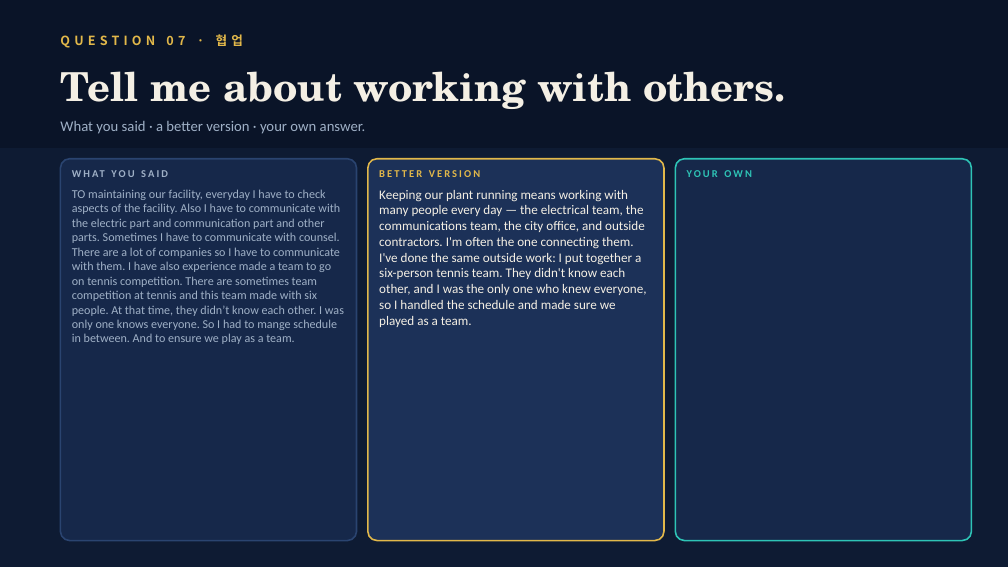
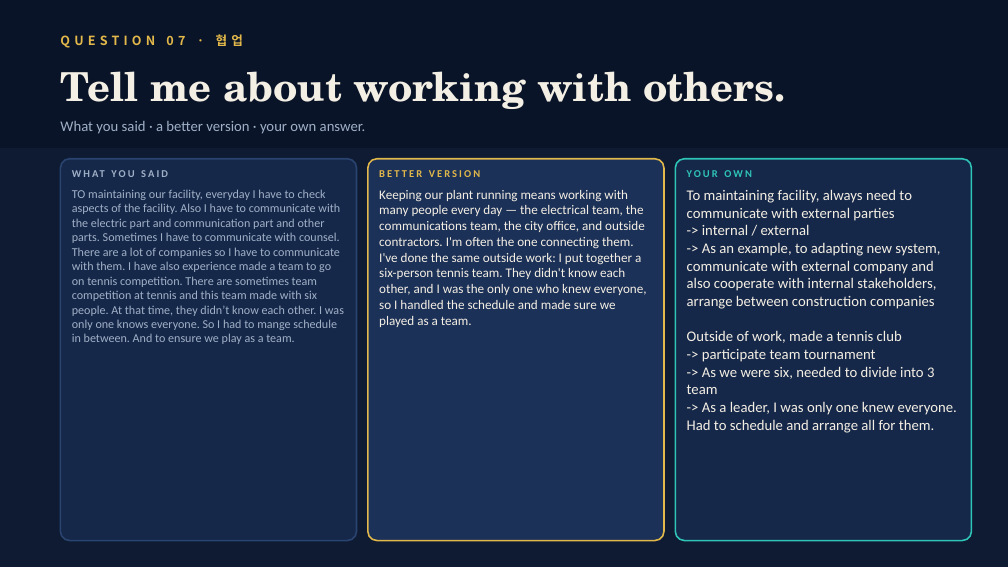
Before and after one commit to briankim-84/dea-m8q3, a slide deck: slide 11 of sanghyun-k3m7/Sanghyun_Class4_The_Full_Run.pptx. Drawn at 1008x567 pixels with LibreOffice and Linux fonts; fonts in the diff are those of the drawing. Boxes give left, top, right and bottom in pixels: in the first picture for what was removed or moved away, otherwise in the second. Text is boxed around its words. In the diff, an @@ line names an element or a change of style, - is before the commit and + after.

```diff
--- a/sanghyun-k3m7/Sanghyun_Class4_The_Full_Run.pptx
+++ b/sanghyun-k3m7/Sanghyun_Class4_The_Full_Run.pptx
@@ text added at (687,189,957,433), 14 pt, text #F4EFE4 @@
+To maintaining facility, always need to communicate with external parties
+-> internal / external
+-> As an example, to adapting new system, communicate with external company and also cooperate with internal stakeholders, arrange between construction companies
+Outside of work, made a tennis club
+-> participate team tournament
+-> As we were six, needed to divide into 3 team
+-> As a leader, I was only one knew everyone. Had to schedule and arrange all for them.
```
Also in this commit, not shown: 17 other slides changed, 12 other files.
